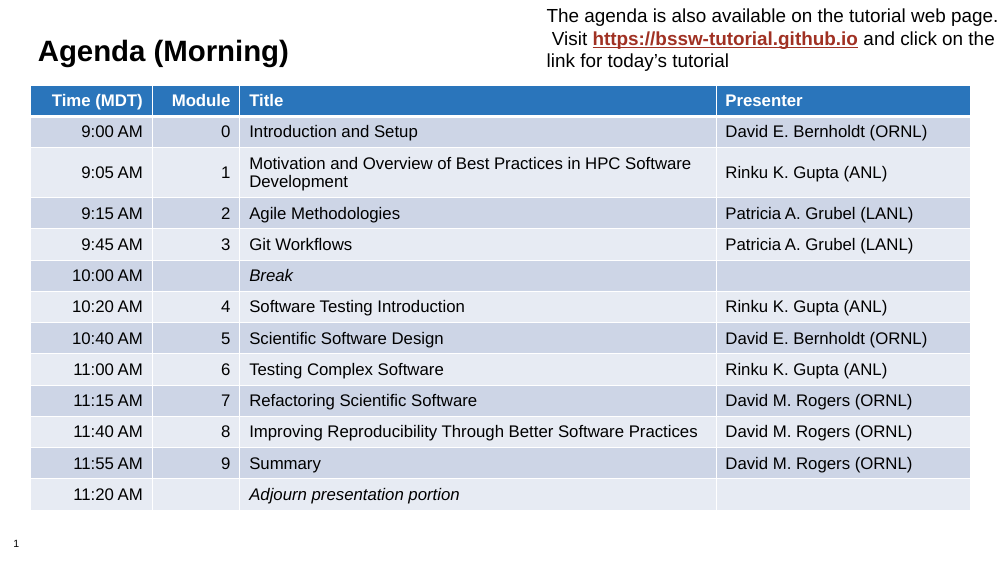
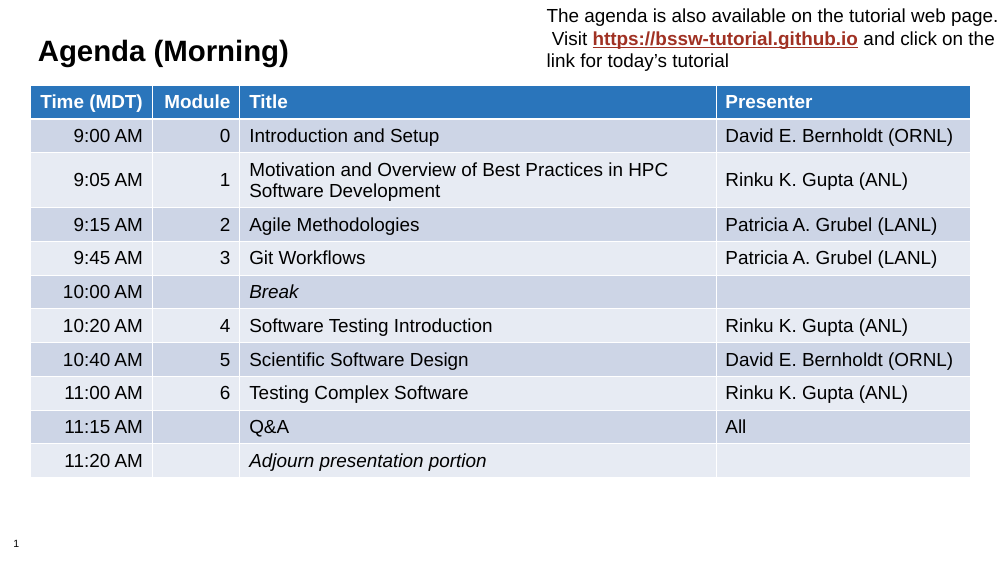
Before and after one commit to bssw-tutorial/presentations, a slide deck: slide 1 of agenda-master.pptx. Drawn at 1008x567 pixels with LibreOffice and Linux fonts; fonts in the diff are those of the drawing; background and template pictures are left out. Boxes give left, top, right and bottom in pixels: in the first picture for what was removed or moved away, otherwise in the second. Text is boxed around its words. In the diff, an @@ line names an element or a change of style, - is before the commit and + after.

Commit message:
Correct major mistake on agenda

```diff
--- a/agenda-master.pptx
+++ b/agenda-master.pptx
@@ table at bbox=[30, 85, 971, 496] @@
-row 10: 11:15 AM | 7 | Refactoring Scientific Software | David M. Rogers (ORNL)
-row 11: 11:40 AM | 8 | Improving Reproducibility Through Better Software Practices | David M. Rogers (ORNL)
-row 12: 11:55 AM | 9 | Summary | David M. Rogers (ORNL)
+row 10: 11:15 AM |  | Q&A | All
```
Also in this commit, not shown: 1 other slide changed, 2 other files.
